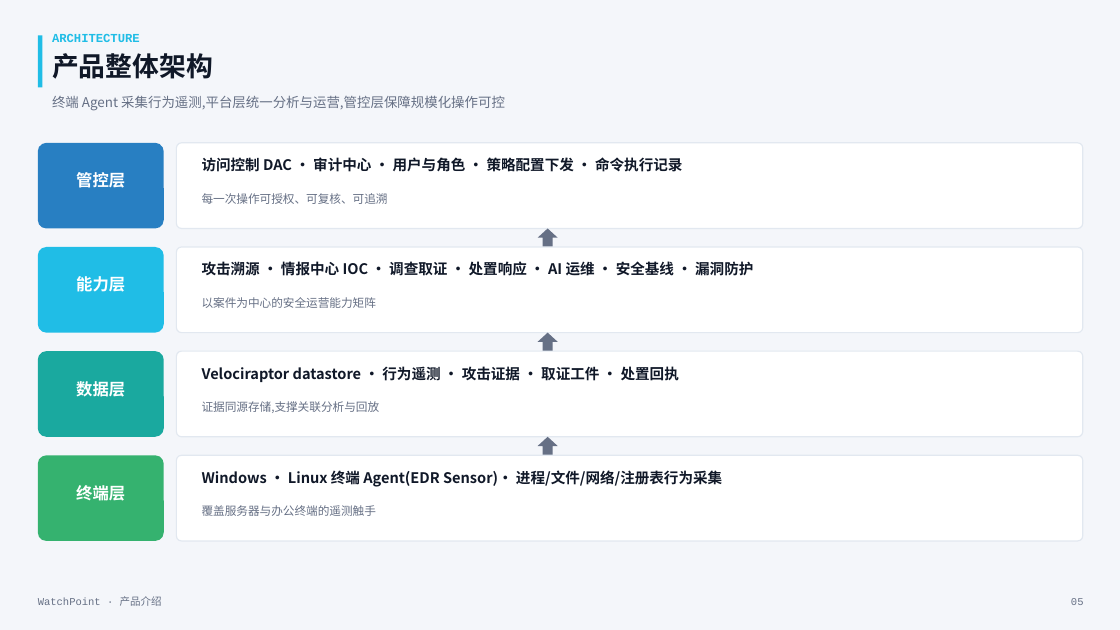
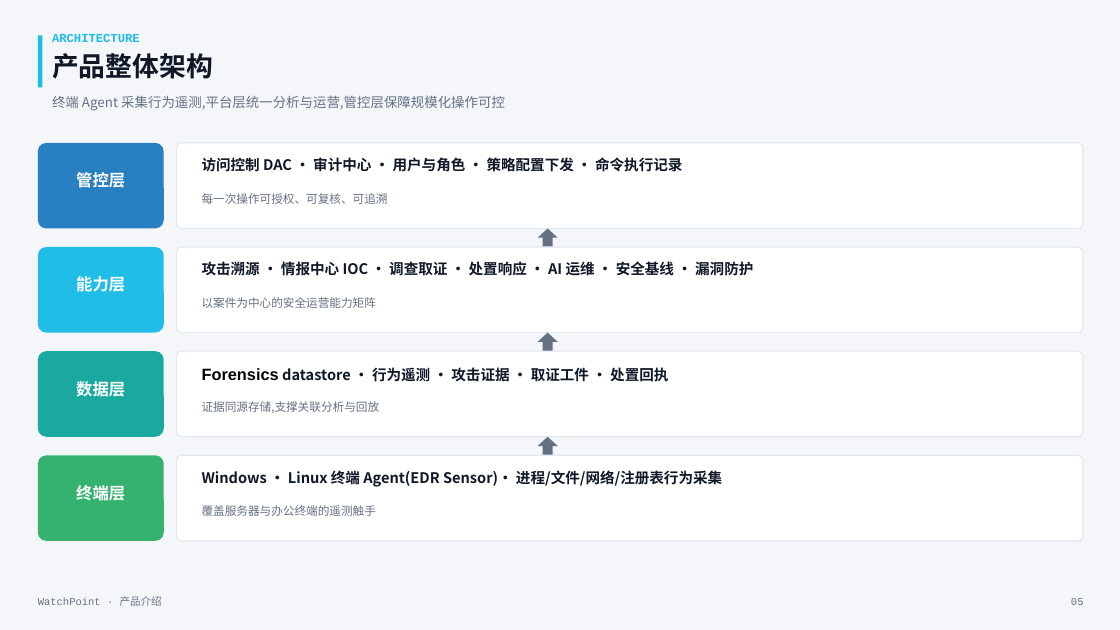
Before and after one commit to lxg2021/sec-frontend, a slide deck: slide 5 of doc/WatchPoint产品介绍.pptx. Drawn at 1120x630 pixels with LibreOffice and Linux fonts; fonts in the diff are those of the drawing. Boxes give left, top, right and bottom in pixels: in the first picture for what was removed or moved away, otherwise in the second. Text is boxed around its words. In the diff, an @@ line names an element or a change of style, - is before the commit and + after.

```diff
--- a/doc/WatchPoint产品介绍.pptx
+++ b/doc/WatchPoint产品介绍.pptx
@@ text at <box>202,367,668,382</box>: text changed @@
-Velociraptor datastore · 行为遥测 · 攻击证据 · 取证工件 · 处置回执
+Forensics datastore · 行为遥测 · 攻击证据 · 取证工件 · 处置回执
```
